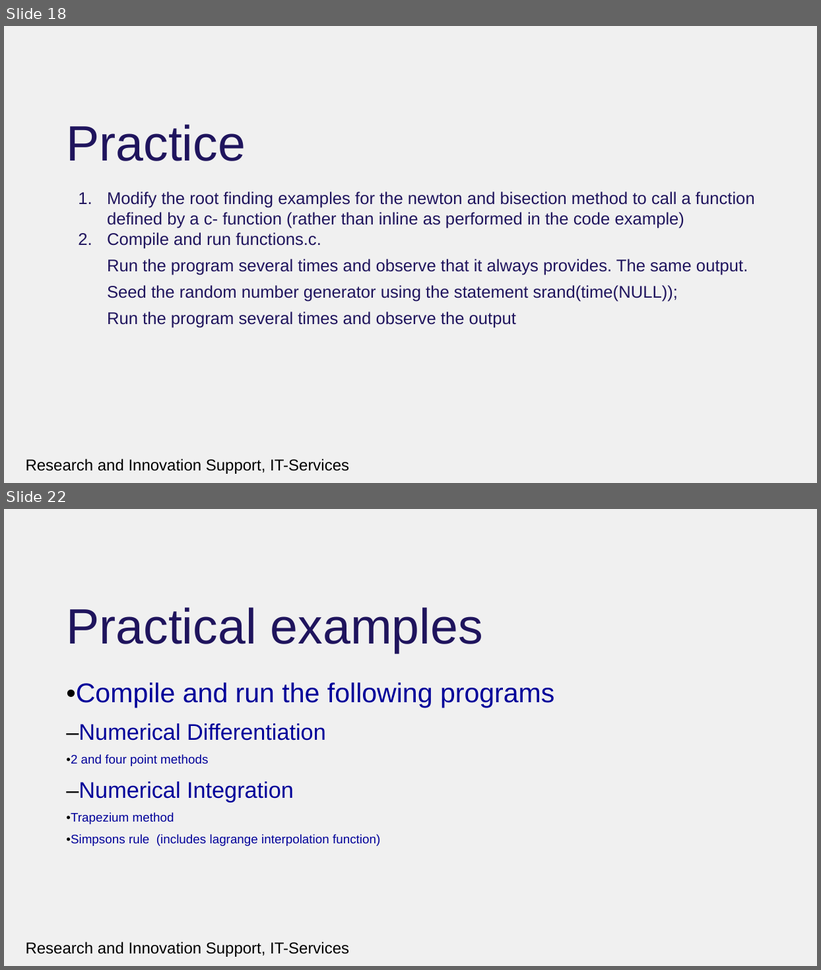
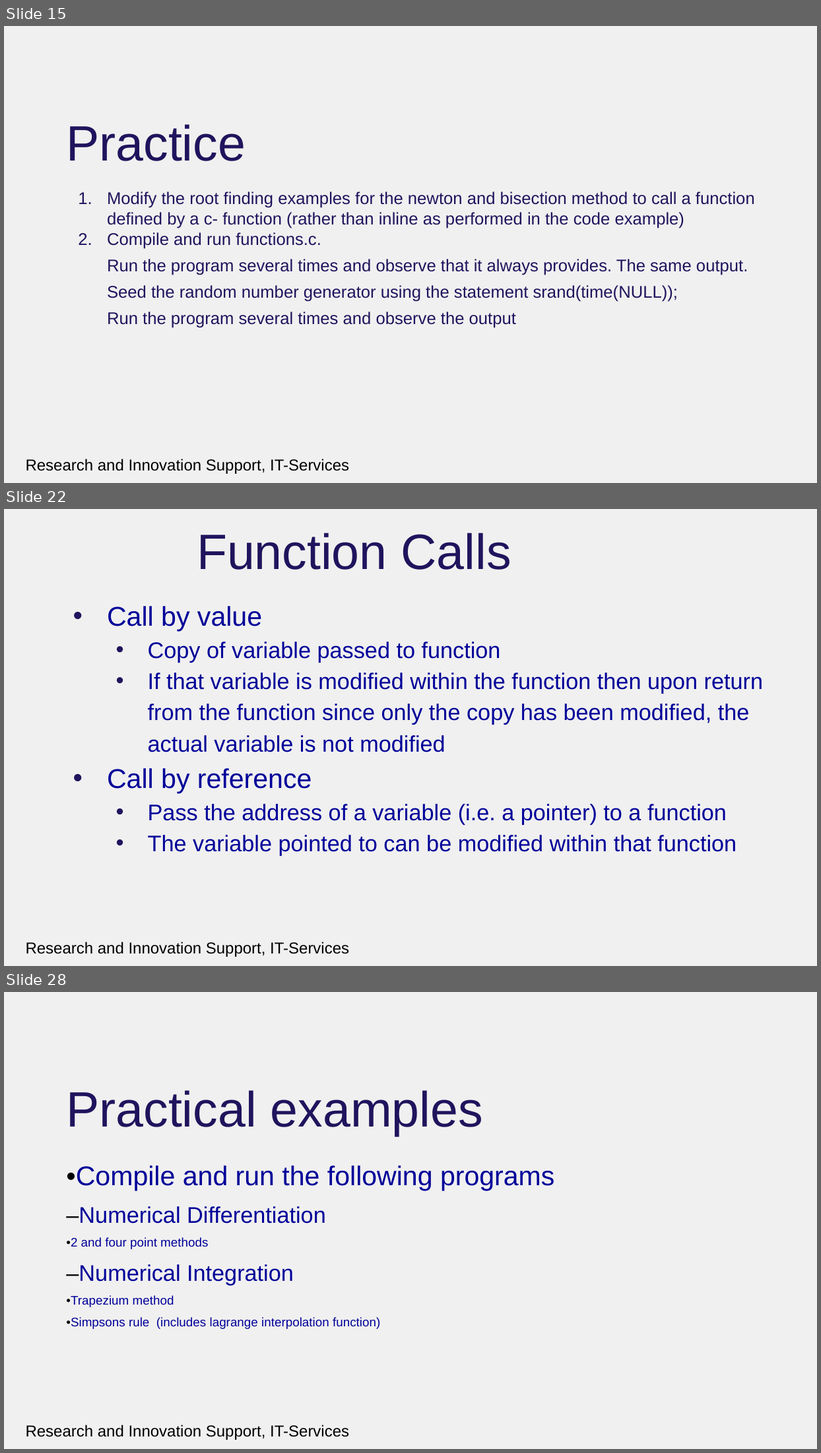
Before and after one commit to rcgsheffield/introc, a slide deck: archive/presentations/functionsandmemory.pptx. Shown one above the other, each under a label of ours: slides 18 and 22 before the commit, slides 15, 22 and 28 after it; the slides between them are not shown. The pictures are 821x970 and 821x1453 pixels, drawn with LibreOffice and Linux fonts; fonts in the diff are those of the drawing; background and template pictures are left out. Boxes give left, top, right and bottom in pixels: in the first picture for what was removed or moved away, otherwise in the second. Text is boxed around its words. In the diff, an @@ line names an element or a change of style, - is before the commit and + after.

```diff
--- a/archive/presentations/functionsandmemory.pptx
+++ b/archive/presentations/functionsandmemory.pptx
@@ slide 22 added at box(4, 509, 817, 966), background #F0F0F0; not listed: 1 template element that a slide beside it also shows @@
@@ title added at box(197, 533, 511, 570), 44 pt, text #1F145D @@
+Function Calls
@@ text added at box(107, 606, 763, 855), 20 pt, text #000099 @@
+• Call by value
+  • Copy of variable passed to function
+  • If that variable is modified within the function then upon return from the function since only the copy has been modified, the actual variable is not modified
+• Call by reference
+  • Pass the address of a variable (i.e. a pointer) to a function
+  • The variable pointed to can be modified within that function
@@ what was slide 18 is now slide 15 @@
@@ what was slide 22 is now slide 28 @@
```
Also in this commit, not shown: 1 slide changed, 16 other slides added, 7 slides removed, 31 other files.
